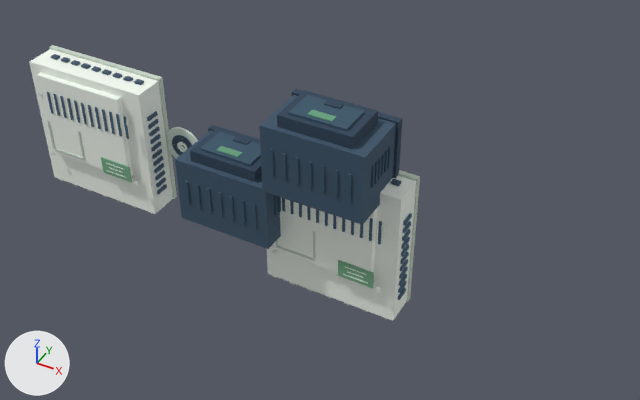
Two versions of the Blender file assets/3d/psx_dvr_assets.blend, one commit apart.
Camera for both pictures: a 50 mm camera at (9.93, -13.43, 11.23) aimed at (2.84, -0.53, 0.17). Every picture has the same lights, and +X, +Y and +Z are marked at lower left. The older version comes first.

The first picture shows 'crt_tv', 'psx_dvr_console', 'psx_dvr_crt_set', 'psx_dvr_disc'.
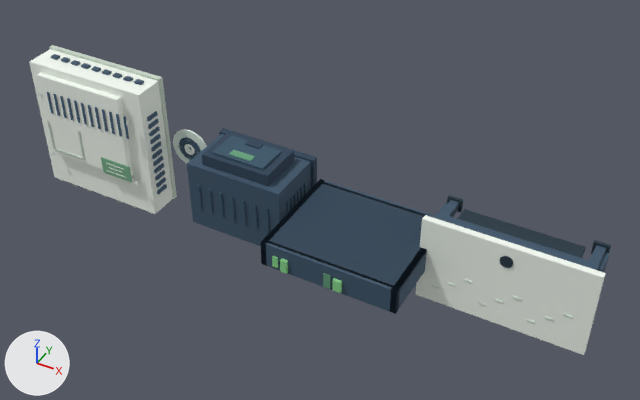
The newer file is also turned or shifted as a whole; pictures and numbers use the older file's frame.

Pixel boxes [x1, y1, x2, y2] of what changed, in the pictures (640 x 400 px; the box of a moved part takes in the faces that stretch with it):
'psx_dvr_crt_set', deleted: before [259, 89, 420, 321]
'desk', added: after [415, 195, 611, 355]
    faces in mat_console_mat_deep_panel: [415, 215, 606, 355]
    faces in mat_console_mat_green_status: [447, 195, 611, 268]
    faces in mat_console_mat_green_status_dim: [434, 200, 610, 273]
'bookshelf', added (blue): after [260, 179, 434, 314]
    faces in mat_mat_crt_screen_pale: [264, 182, 434, 291]
    faces in mat_mat_crt_highlight: [260, 179, 434, 314]
    faces in mat_console_mat_deep_recess: [272, 256, 342, 293]
'crt_tv', reshaped: before [175, 125, 281, 249]; after [187, 128, 317, 246]
'psx_dvr_disc', moved: before [167, 127, 198, 158]; after [173, 129, 207, 164]
part 1 of me_crt_tv_mesh, moved or reshaped: before [175, 130, 262, 189]; after [187, 134, 310, 194]
part 2 of me_crt_tv_mesh, moved or reshaped: before [266, 193, 281, 249]; after [279, 162, 311, 222]
part 3 of me_crt_tv_mesh, moved or reshaped: before [208, 125, 260, 140]; after [219, 128, 317, 161]
part 4 of me_crt_tv_mesh, moved or reshaped (not visible before): after [313, 158, 317, 186]
part 5 of me_crt_tv_mesh, moved or reshaped (mostly hidden before): before [208, 128, 214, 132]; after [219, 132, 313, 188]
part 6 of me_crt_tv_mesh, moved or reshaped: before [190, 127, 261, 172]; after [202, 131, 294, 176]
part 7 of me_crt_tv_mesh, moved or reshaped (mostly hidden before): before [255, 166, 262, 182]; after [267, 151, 294, 186]
part 8 of me_crt_tv_mesh, moved or reshaped: before [190, 151, 255, 182]; after [202, 155, 268, 186]
part 9 of me_crt_tv_mesh, rebuilt: before [175, 160, 268, 249]; after [187, 164, 279, 246]
part 10 of me_crt_tv_mesh, deleted (blue): before [184, 132, 281, 228]
part 11 of me_crt_tv_mesh, reshaped (blue): after [196, 135, 307, 232]

The change, as a list of edits to the scene's bpy script:
```text
Add mat_mat_crt_black_glass:
    mat_mat_crt_black_glass = bpy.data.materials.new('mat_crt_black_glass')
    mat_mat_crt_black_glass.use_nodes = True; mat_mat_crt_black_glass.node_tree.nodes.clear()
    _N = mat_mat_crt_black_glass.node_tree.nodes; _L = mat_mat_crt_black_glass.node_tree.links
    n0 = _N.new('ShaderNodeBsdfPrincipled'); n0.name = 'Principled BSDF'
    n0.inputs[1].default_value = 0.08  # 'Metallic'
    n0.inputs[2].default_value = 0.24  # 'Roughness'
    n1 = _N.new('ShaderNodeOutputMaterial'); n1.name = 'Material Output'
    n2 = _N.new('ShaderNodeVertexColor'); n2.name = 'Color Attribute'
    _L.new(n0.outputs[0], n1.inputs[0])  # 'BSDF' to 'Surface'
    _L.new(n2.outputs[0], n0.inputs[0])  # 'Color' to 'Base Color'
Add mat_mat_crt_glass_reflection:
    mat_mat_crt_glass_reflection = bpy.data.materials.new('mat_crt_glass_reflection')
    mat_mat_crt_glass_reflection.use_nodes = True; mat_mat_crt_glass_reflection.node_tree.nodes.clear()
    _N = mat_mat_crt_glass_reflection.node_tree.nodes; _L = mat_mat_crt_glass_reflection.node_tree.links
    n0 = _N.new('ShaderNodeBsdfPrincipled'); n0.name = 'Principled BSDF'
    n0.inputs[1].default_value = 0.04  # 'Metallic'
    n0.inputs[2].default_value = 0.18  # 'Roughness'
    n1 = _N.new('ShaderNodeOutputMaterial'); n1.name = 'Material Output'
    n2 = _N.new('ShaderNodeVertexColor'); n2.name = 'Color Attribute'
    _L.new(n0.outputs[0], n1.inputs[0])  # 'BSDF' to 'Surface'
    _L.new(n2.outputs[0], n0.inputs[0])  # 'Color' to 'Base Color'
Add mat_mat_crt_glass_scanline:
    mat_mat_crt_glass_scanline = bpy.data.materials.new('mat_crt_glass_scanline')
    mat_mat_crt_glass_scanline.use_nodes = True; mat_mat_crt_glass_scanline.node_tree.nodes.clear()
    _N = mat_mat_crt_glass_scanline.node_tree.nodes; _L = mat_mat_crt_glass_scanline.node_tree.links
    n0 = _N.new('ShaderNodeBsdfPrincipled'); n0.name = 'Principled BSDF'
    n0.inputs[2].default_value = 0.35  # 'Roughness'
    n1 = _N.new('ShaderNodeOutputMaterial'); n1.name = 'Material Output'
    n2 = _N.new('ShaderNodeVertexColor'); n2.name = 'Color Attribute'
    _L.new(n0.outputs[0], n1.inputs[0])  # 'BSDF' to 'Surface'
    _L.new(n2.outputs[0], n0.inputs[0])  # 'Color' to 'Base Color'
Change me_crt_tv_mesh:
    remove me_crt_tv_mesh.from_pydata(...)  # 3236 vertices, 1400 faces; spans x -1.17..1.17, y -1.49..0.07, z -0.95..1.1
    add me_crt_tv_mesh.from_pydata(...)  # 3260 vertices, 1412 faces; spans x -0.87..1.47, y -1.49..0.07, z -0.95..1.1
    me_crt_tv_mesh part 1: the loose piece of 4 vertices spanning x -1.11..1.11, y -1.46..-0.1, z 0.77 is moved by (0.3, 0.0, 0.0)
    me_crt_tv_mesh part 2: the loose piece of 4 vertices spanning x 1.11, y -1.46..-0.1, z -0.77..0.77 is moved by (0.3, 0.0, 0.0)
    me_crt_tv_mesh part 3: the loose piece of 4 vertices spanning x -1.17..1.17, y -0.16..0.0, z 0.81 is moved by (0.3, 0.0, 0.0)
    me_crt_tv_mesh part 4: the loose piece of 4 vertices spanning x 1.17, y -0.16..0.0, z -0.81..0.81 is moved by (0.3, 0.0, 0.0)
    me_crt_tv_mesh part 5: the loose piece of 4 vertices spanning x -1.17..1.17, y -0.16, z -0.81..0.81 is moved by (0.3, 0.0, 0.0)
    me_crt_tv_mesh part 6: the loose piece of 4 vertices spanning x -0.79..0.79, y -1.34..-0.3, z 1.03 is moved by (0.3, 0.0, 0.0)
    me_crt_tv_mesh part 7: the loose piece of 4 vertices spanning x 0.79, y -1.34..-0.3, z 0.21..1.03 is moved by (0.3, 0.0, 0.0)
    me_crt_tv_mesh part 8: the loose piece of 4 vertices spanning x -0.79..0.79, y -1.34, z 0.21..1.03 is moved by (0.3, 0.0, 0.0)
    me_crt_tv_mesh part 9: the loose piece of 4 vertices spanning x -1.11..1.11, y -1.46, z -0.77..0.77 is rebuilt with 4 vertices and now spans x -0.81..1.41, y -1.46, z -0.77..0.77
    me_crt_tv_mesh part 10: 690 loose pieces with 2444 vertices, spanning x -1.15..1.15, y -1.49..0.07, z -0.95..1.1, are deleted
    me_crt_tv_mesh part 11: 380 vertices removed from x -0.75..0.96, y -1.33..-0.37, z -0.92..-0.76; 2848 vertices added at x -0.85..1.45, y -1.49..0.07, z -0.95..1.1
    other edits to the shape of me_crt_tv_mesh do not show in these pictures
    remove me_crt_tv_mesh.materials.append(mat_mat_crt_screen_pale)
    remove me_crt_tv_mesh.materials.append(mat_mat_crt_highlight)
    remove me_crt_tv_mesh.materials.append(mat_mat_crt_screen_green)
    add me_crt_tv_mesh.materials.append(mat_mat_crt_black_glass)
    add me_crt_tv_mesh.materials.append(mat_mat_crt_glass_reflection)
    add me_crt_tv_mesh.materials.append(mat_mat_crt_glass_scanline)
Change ob_psx_dvr_disc:
    ob_psx_dvr_disc.location: (-1.0, 0.0, 0.0) -> (-0.8, 0.0, 0.0)
Remove ob_psx_dvr_crt_set:
    ob_psx_dvr_crt_set = bpy.data.objects.new('psx_dvr_crt_set', me_psx_dvr_crt_set_mesh)
Add ob_desk:
    ob_desk = bpy.data.objects.new('desk', me_desk_mesh)  # 1992 vertices, 984 faces; spans x -1.7..1.7, y -1.07..0.0, z -0.96..0.96
    ob_desk.location = (7.0, 0.0, 0.0)
Add ob_bookshelf:
    ob_bookshelf = bpy.data.objects.new('bookshelf', me_bookshelf_mesh)  # 2928 vertices, 1464 faces; spans x -1.45..1.45, y -2.46..0.0, z -0.29..0.28
    ob_bookshelf.location = (4.0, 0.0, 0.0)
```
